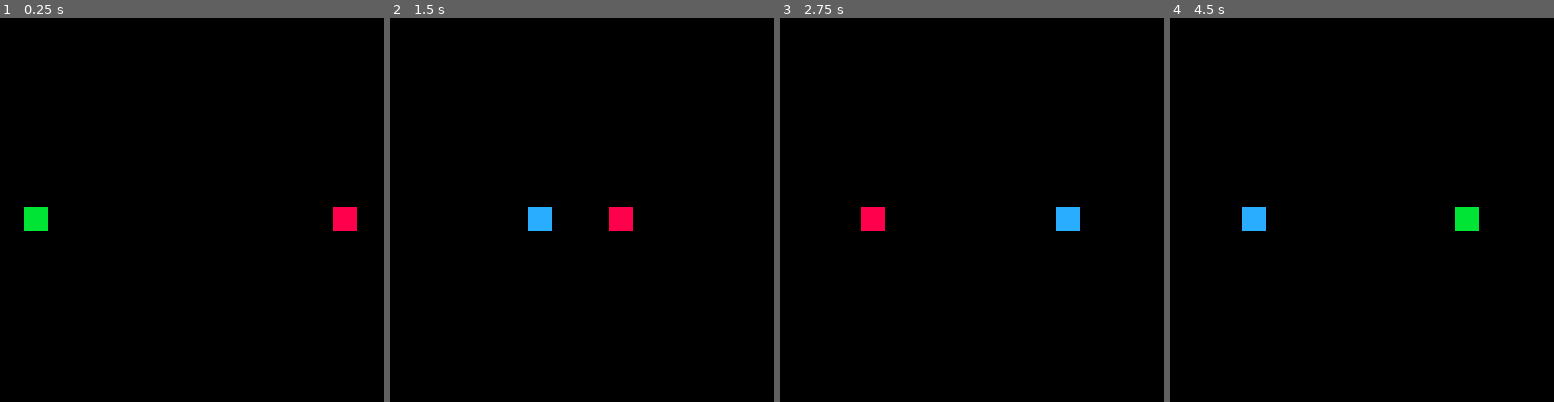
Above: before the commit, frames 1-4 (left to right).
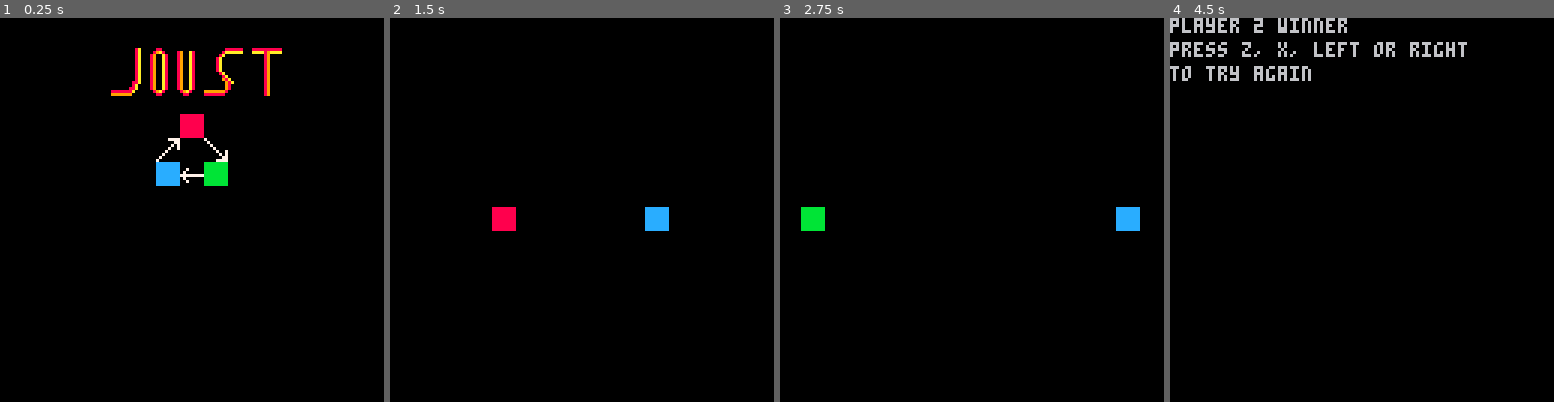
Above: after the commit, the same moments.

Repository: Kertic/picoProjects
Game: PICO-8 cartridge pico-8/joust.p8
The game is run twice, just before and just after one commit, with the same random seed, the same clock (stepped at 60 frames per second) and the same inputs.
Inputs:
- Up to frame 1 (0.25 s): no input
- Up to frame 2 (1.5 s): tap X (X key) at 0.33, 1.07 s; tap O (Z key) at 0.7 s
- Up to frame 3 (2.75 s): hold Right 1.6-2.1 s; tap O (Z key) at 1.7, 2.1, 2.5 s; tap X (X key) at 1.85 s; hold Right from 2.47 s (still down)
- Up to frame 4 (4.5 s): tap O (Z key) every 0.4 s from 2.9 to 4.1 s; tap X (X key) at 2.97, 4.08 s; release Right at 3.03 s; hold Left 3.08-3.58 s; hold Right from 4.02 s (still down)

The runs differ from the first frame. In frame 1, 3.8% of the frame differs, in the area x 6-93%, y 7-56%; in frame 2, 1.6%; in frame 3, 1.6%; in frame 4, 3.2%.

Commit message:
added  some basic main menu functionality

Diff:
--- a/pico-8/joust.p8
+++ b/pico-8/joust.p8
@@ -5,7 +5,7 @@
 --brennan rodriguez
 
 
-mode = 1
+mode = 0
 --0 = menu, 1 is play
 --2 is p1 victory
 --3 is p2 victory
@@ -36,33 +36,33 @@
 	local p2 = getp2()
 	--main menu mode
 	if(mode == 0) then
-	end
+	if(btnp(0) or btnp(1) or btnp(4) or btnp(5)) reset()
 
 	--p1 victory
-	if(mode == 2) then
+elseif(mode == 2) then
 		if(btnp(0) or btnp(1) or btnp(4) or btnp(5)) reset() --replay
-	end
+
 	--p2 victory
-	if(mode == 3) then
+elseif(mode == 3) then
 		if(btnp(0) or btnp(1) or btnp(4) or btnp(5)) reset() --replay
-	end
+
 
 	--in game mode
-	if(mode == 1) then
+elseif(mode == 1) then
 		--game logic
 		p1.x += speed
 		p2.x -= speed
 		if(p2.x <= p1.x + 8)then
 			--collision, so gameover
 			if(p1.spr == 1) then
+				if(p2.spr == 2) mode = 3
+				if(p2.spr == 3) mode = 2
+			elseif(p1.spr == 2) then
+				if(p2.spr == 1) mode = 2
+				if(p2.spr == 3) mode = 3
+			elseif(p1.spr == 3) then
+				if(p2.spr == 1) mode = 3
 				if(p2.spr == 2) mode = 2
-				if(p2.spr == 3) mode = 3
-			elseif(p1.spr == 2) then
-				if(p2.spr == 1) mode = 3
-				if(p2.spr == 3) mode = 2
-			elseif(p1.spr == 3) then
-				if(p2.spr == 1) mode = 2
-				if(p2.spr == 2) mode = 3
 			end
 
 		end
@@ -105,6 +105,8 @@
 
 	cls()
 	if(mode == 0) then
+map(6,0,32,10,8,2)
+map(0,0,52,32,3,3)
 	end
 	if(mode == 1) then
 		drawplayers()
@@ -115,7 +117,7 @@
 		print("to try again",0,16)
 	end
 	if(mode == 3) then
-		print("player 1 winner",0,0)
+		print("player 2 winner",0,0)
 		print("press z, x, left or right",0,8)
 		print("to try again",0,16)
 	end
@@ -190,3 +192,23 @@
 
 
 
+…(16 lines of a section not shown)…
+__map__
+00010000000000464748494a4b4c000000000000000000000000000000000000000000000000000000000000000000000000000000000000000000000000000000000000000000000000000000000000000000000000000000000000000000000000000000000000000000000000000000000000000000000000000000000000
+10001200000055565758595a5b5c000000000000000000000000000000000000000000000000000000000000000000000000000000000000000000000000000000000000000000000000000000000000000000000000000000000000000000000000000000000000000000000000000000000000000000000000000000000000
+0211030000000000000000000000000000000000000000000000000000000000000000000000000000000000000000000000000000000000000000000000000000000000000000000000000000000000000000000000000000000000000000000000000000000000000000000000000000000000000000000000000000000000
Not shown, changed: 48 lines of the sprite sheet (__gfx__) section of pico-8/joust.p8
